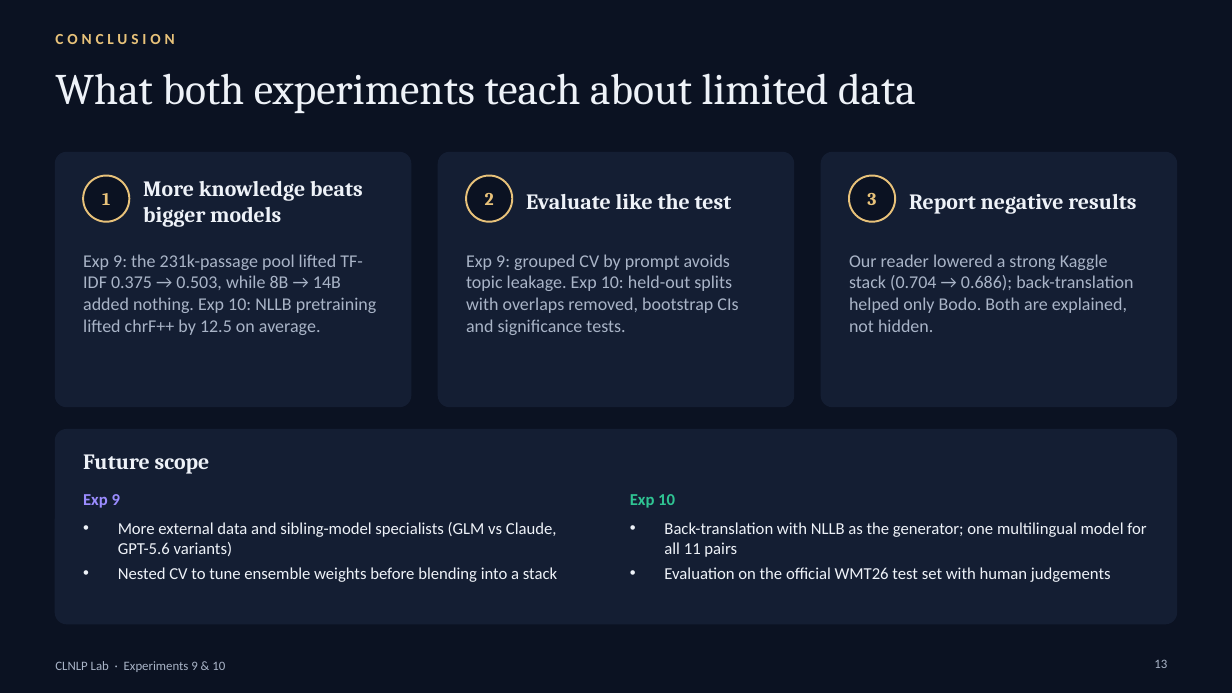
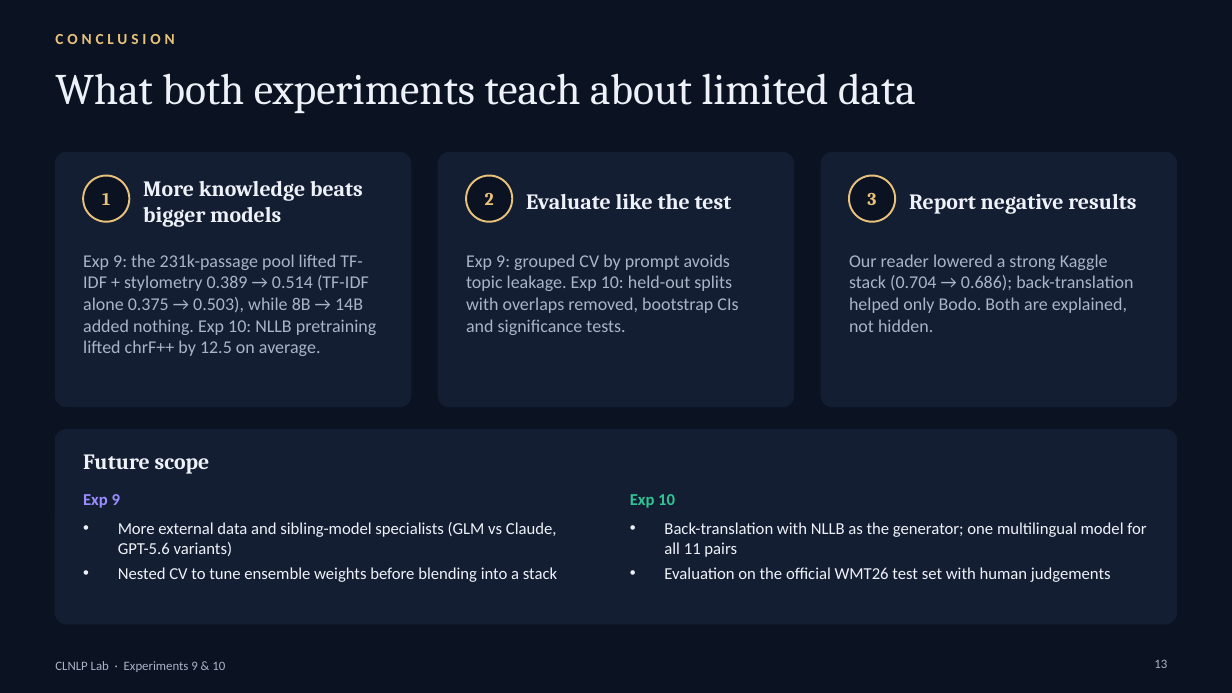
Before and after one commit to AmulyaJain1804/CLNLP-AIML, a slide deck: slide 13 of CLNLP_Master_Presentation_Exp9_Exp10.pptx. Drawn at 1232x693 pixels with LibreOffice and Linux fonts; fonts in the diff are those of the drawing. Boxes give left, top, right and bottom in pixels: in the first picture for what was removed or moved away, otherwise in the second. Text is boxed around its words. In the diff, an @@ line names an element or a change of style, - is before the commit and + after.

```diff
--- a/CLNLP_Master_Presentation_Exp9_Exp10.pptx
+++ b/CLNLP_Master_Presentation_Exp9_Exp10.pptx
@@ text at (x1=83, y1=254, x2=376, y2=356): text changed @@
-Exp 9: the 231k-passage pool lifted TF-IDF 0.375 → 0.503, while 8B → 14B added nothing. Exp 10: NLLB pretraining lifted chrF++ by 12.5 on average.
+Exp 9: the 231k-passage pool lifted TF-IDF + stylometry 0.389 → 0.514 (TF-IDF alone 0.375 → 0.503), while 8B → 14B added nothing. Exp 10: NLLB pretraining lifted chrF++ by 12.5 on average.
```
Also in this commit, not shown: 1 other slide changed, 5 other files.
